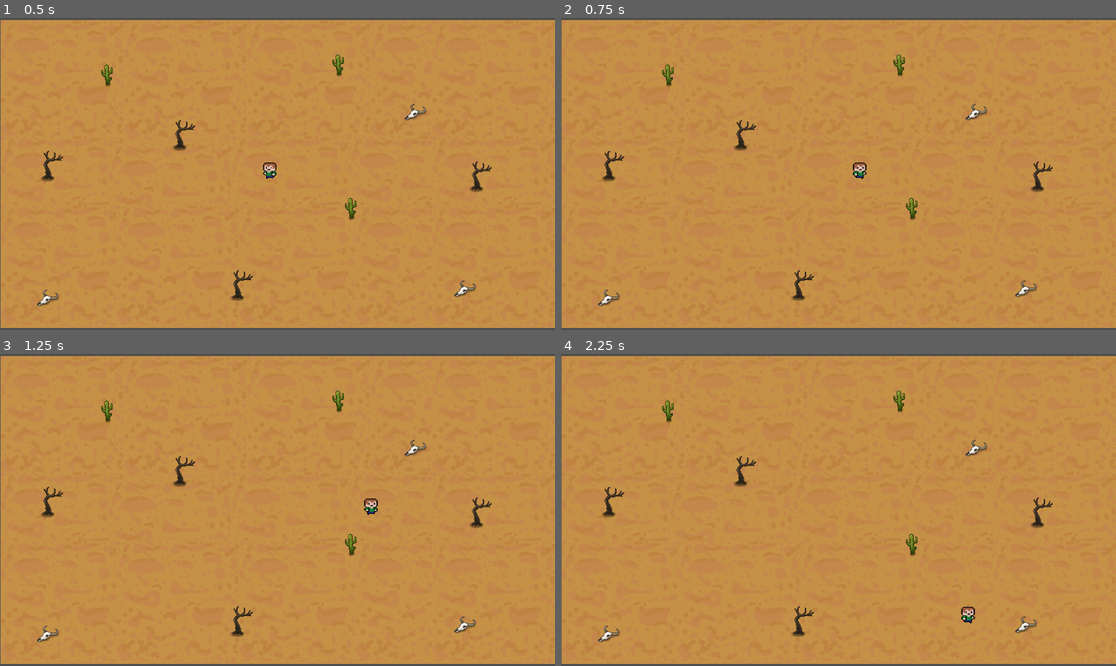
Above: before the commit, frames 1-4 (two rows, left to right).
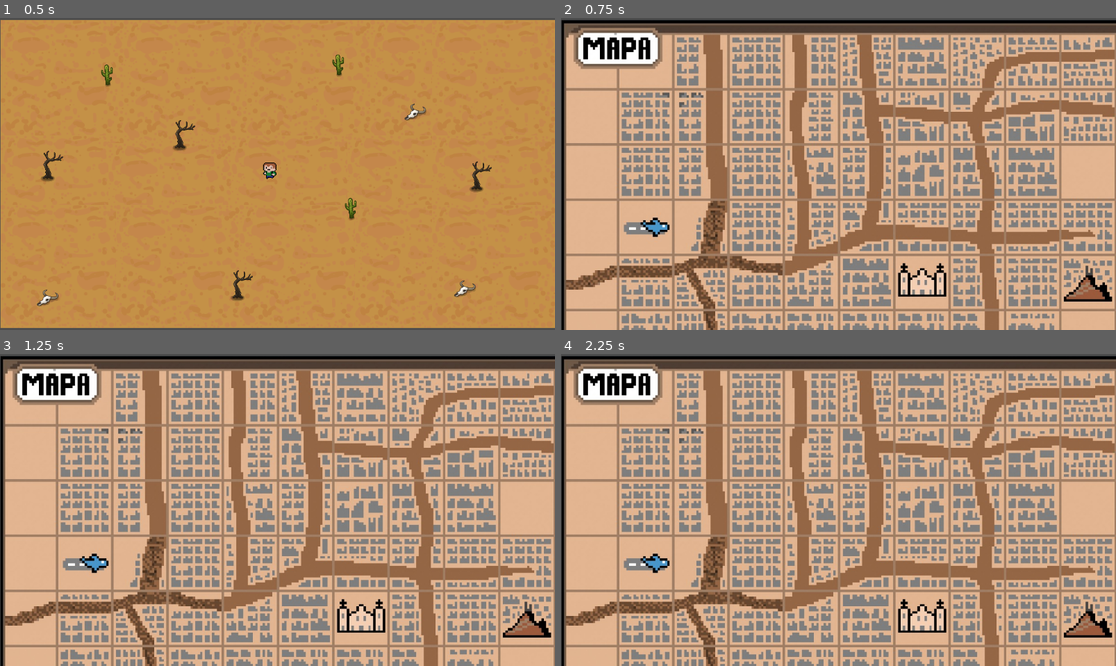
Above: after the commit, the same moments.

Repository: germanLopMtz/Ever-sun
Game: Godot game, scene res://Escenas/mundo.tscn
Two runs of this game, one before a commit and one after it. Both use one fixed random seed, a clock stepped at 60 frames per second and the inputs below.
Inputs:
- Up to frame 1 (0.5 s): no input
- Up to frame 2 (0.75 s): tap Enter at 0.5 s; hold D (Derecha) from 0.53 s (still down); hold M (mostrar_mapa, bound only after the commit) from 0.53 s (still down)
- Up to frame 3 (1.25 s): keep holding D (Derecha); keep holding M (mostrar_mapa, bound only after the commit)
- Up to frame 4 (2.25 s): release D (Derecha) at 1.28 s; release M (mostrar_mapa, bound only after the commit) at 1.28 s; hold S (Abajo) 1.28-2.03 s; tap M (mostrar_mapa, bound only after the commit) at 1.35 s; hold D (Derecha) from 2.03 s (still down); hold M (mostrar_mapa, bound only after the commit) from 2.03 s (still down)

Frame 1 is identical in both runs. In frame 2, 99% of the frame differs, in the area x 0-100%, y 0-100%; in frame 3, 99%; in frame 4, 99%.

Commit message:
Subiendo mapa

Diff:
--- /dev/null
+++ b/ever-sun/Escenas/mundo.gd
@@ -0,0 +1,5 @@
+extends Node2D  # Cambia esto si tu escena usa otro nodo raíz
+
+func _input(event):
+	if event.is_action_pressed("mostrar_mapa"):
+		$MapaImagen.visible = not $MapaImagen.visible
--- a/ever-sun/Escenas/mundo.tscn
+++ b/ever-sun/Escenas/mundo.tscn
@@ -1,6 +1,7 @@
-[gd_scene load_steps=13 format=4 uid="uid://da54x6nnhjvpx"]
+[gd_scene load_steps=15 format=4 uid="uid://da54x6nnhjvpx"]
 
 [ext_resource type="Texture2D" uid="uid://cxxivw3wxdt81" path="res://Sprites/bg.png" id="1_5sfon"]
+[ext_resource type="Script" uid="uid://d8m3ospy3w3h" path="res://Escenas/mundo.gd" id="1_awk8m"]
 [ext_resource type="PackedScene" uid="uid://jqpd063u35ik" path="res://Escenas/player_1.tscn" id="2_bqhdr"]
 [ext_resource type="Texture2D" uid="uid://ds3bknqelmlcs" path="res://Sprites/Ambiente/land_17.png" id="2_ly0wt"]
 [ext_resource type="Texture2D" uid="uid://bhlycipcka7no" path="res://Sprites/Ambiente/land_16.png" id="3_rxj15"]
@@ -8,6 +9,7 @@
 [ext_resource type="PackedScene" uid="uid://cineullgq6ly5" path="res://Objects/Ambiente/Cactus.tscn" id="6_gv8d2"]
 [ext_resource type="PackedScene" uid="uid://cqijm44n7fnd4" path="res://Objects/Ambiente/Calaca.tscn" id="7_tokhs"]
 [ext_resource type="PackedScene" uid="uid://bauqbwb4enw17" path="res://Objects/Ambiente/Limite.tscn" id="8_tokhs"]
+[ext_resource type="Texture2D" uid="uid://dv5to3gy7qcud" path="res://Sprites/MAPA.png" id="10_0dyk3"]
 
 [sub_resource type="TileSetAtlasSource" id="TileSetAtlasSource_ly0wt"]
 texture = ExtResource("1_5sfon")
@@ -792,6 +794,7 @@
 sources/4 = SubResource("TileSetAtlasSource_gv8d2")
 
 [node name="Mundo" type="Node2D"]
+script = ExtResource("1_awk8m")
 
 [node name="TileMapLayer" type="TileMapLayer" parent="."]
 tile_map_data = PackedByteArray("AAAAAAAAAAAAAAAAAAAAAAEAAAAAAAEAAAAAAAIAAAAAAAIAAAAAAAMAAAAAAAMAAAAAAAQAAAAAAAQAAAAAAA …(46000 unchanged characters)…
@@ -841,3 +844,9 @@
 
 [node name="Calaca3" parent="Calaca" instance=ExtResource("7_tokhs")]
 position = Vector2(960, 562)
+
+[node name="MapaImagen" type="TextureRect" parent="."]
+visible = false
+offset_right = 1280.0
+offset_bottom = 724.0
+texture = ExtResource("10_0dyk3")
--- a/ever-sun/project.godot
+++ b/ever-sun/project.godot
@@ -46,3 +46,8 @@
 "events": [Object(InputEventKey,"resource_local_to_scene":false,"resource_name":"","device":-1,"window_id":0,"alt_press …(192 unchanged characters)…
 ]
 }
+mostrar_mapa={
+"deadzone": 0.2,
+"events": [Object(InputEventKey,"resource_local_to_scene":false,"resource_name":"","device":-1,"window_id":0,"alt_pressed":false,"shift_pressed":false,"ctrl_pressed":false,"meta_pressed":false,"pressed":false,"keycode":0,"physical_keycode":77,"key_label":0,"unicode":109,"location":0,"echo":false,"script":null)
+]
+}
Not shown, added: ever-sun/Escenas/mundo.gd.uid
Binary file added: ever-sun/Sprites/MAPA.png
Not shown, added: ever-sun/Sprites/MAPA.png.import
Not shown, added: ever-sun/Sprites/MAPA.jfif
